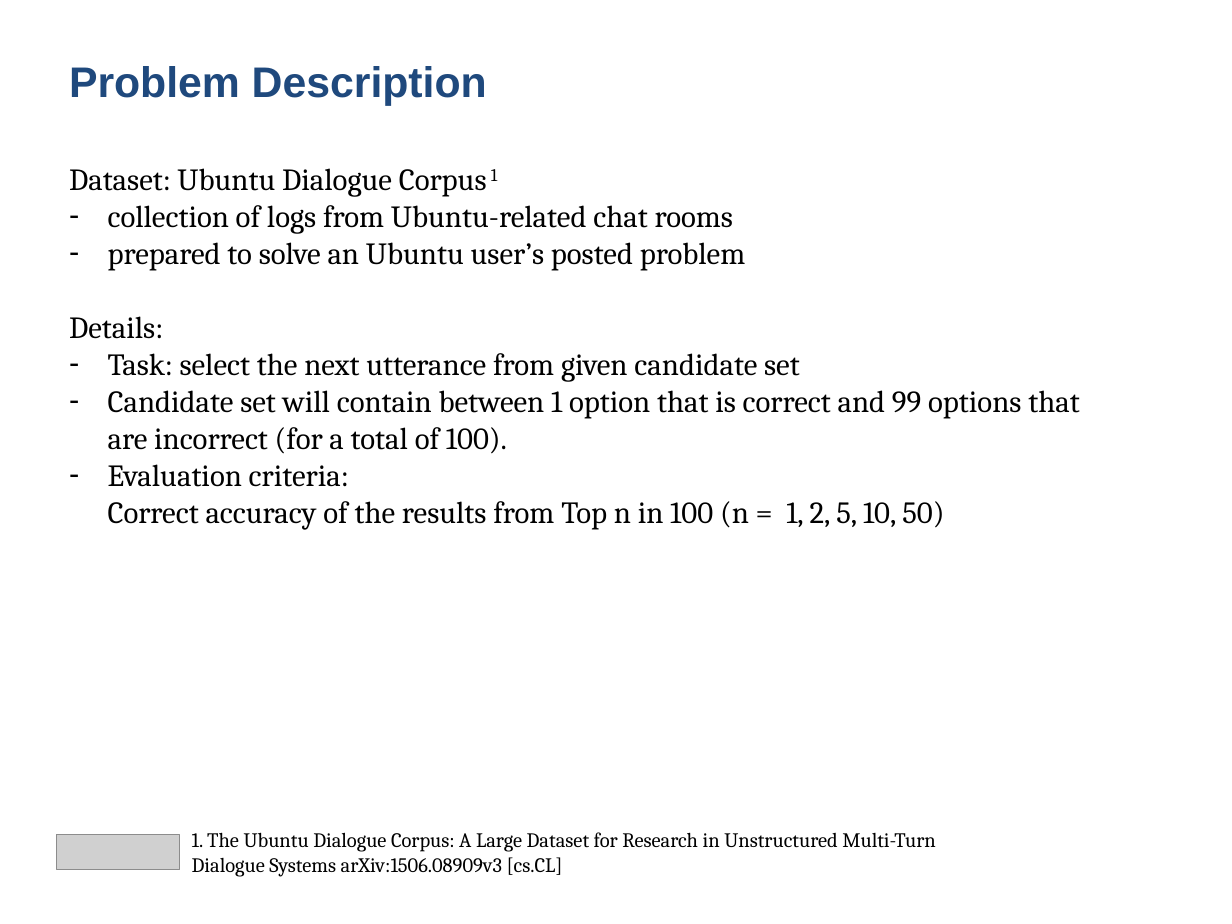
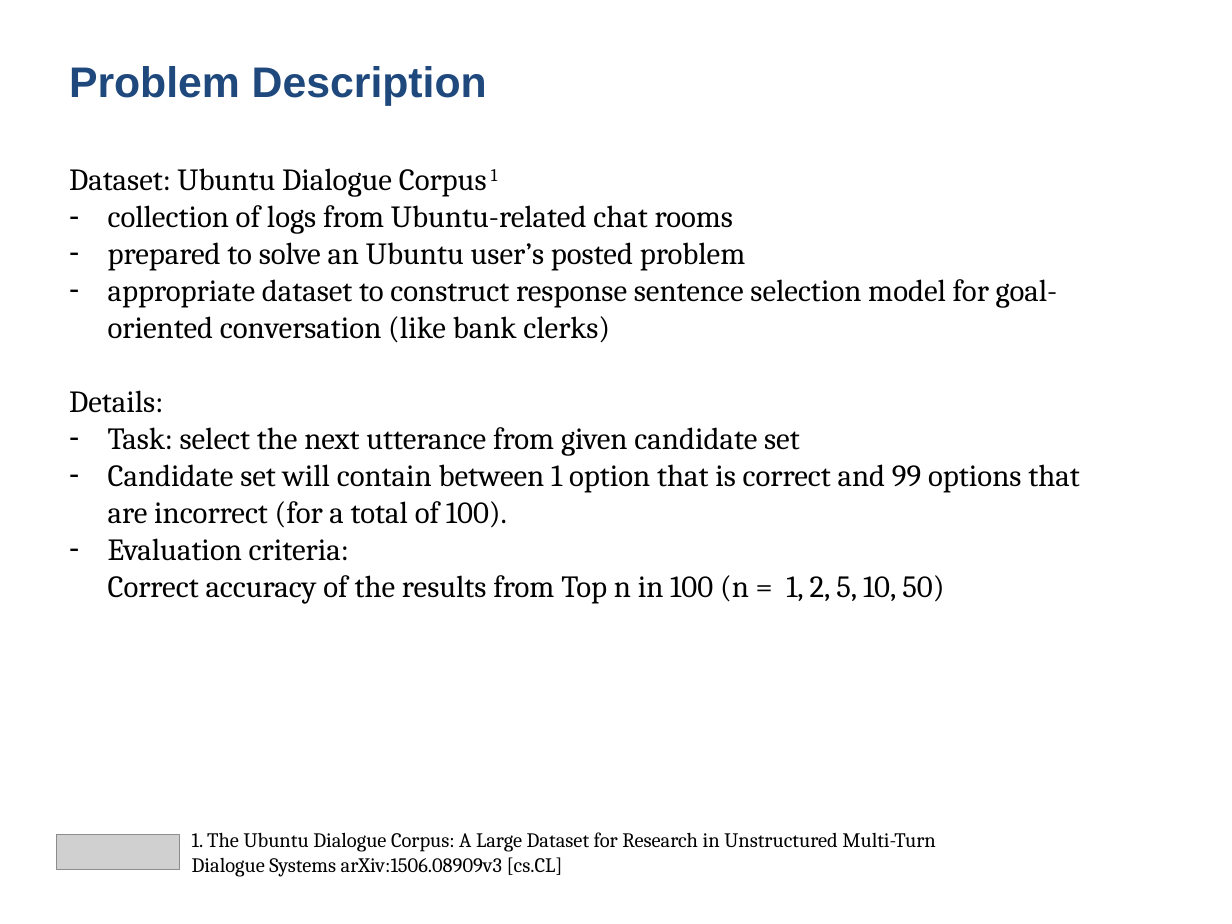
Before and after one commit to hhosu107/CS572, a slide deck: slide 7 of Team Project/Presentation/Presentation - Team 1.pptx. Drawn at 1232x924 pixels with LibreOffice and Linux fonts; fonts in the diff are those of the drawing; grey boxes stand for pictures. Boxes give left, top, right and bottom in pixels: in the first picture for what was removed or moved away, otherwise in the second. Text is boxed around its words. In the diff, an @@ line names an element or a change of style, - is before the commit and + after.

```diff
--- a/Team Project/Presentation/Presentation - Team 1.pptx
+++ b/Team Project/Presentation/Presentation - Team 1.pptx
@@ text at (108,279,1058,343): paragraph added @@
+– appropriate dataset to construct response sentence selection model for goal-oriented conversation (like bank clerks)
```
Also in this commit, not shown: 2 other slides changed, 1 other file.
